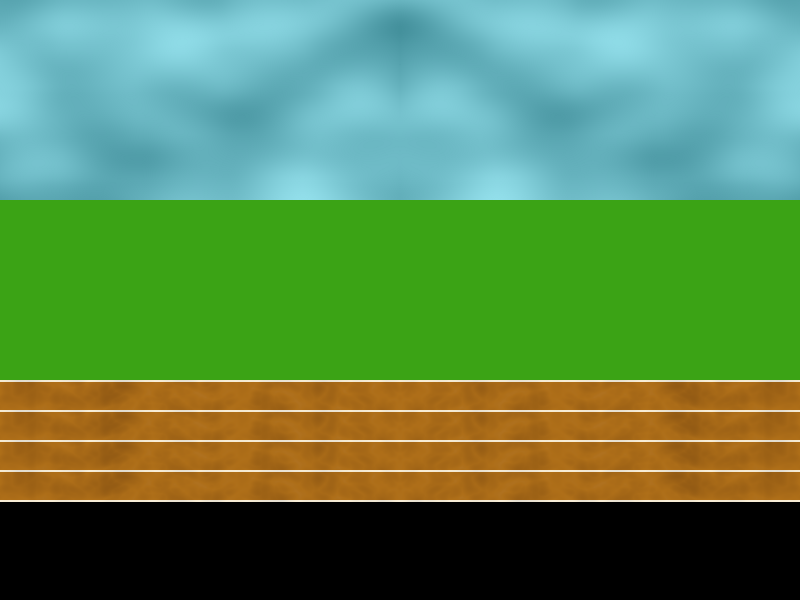
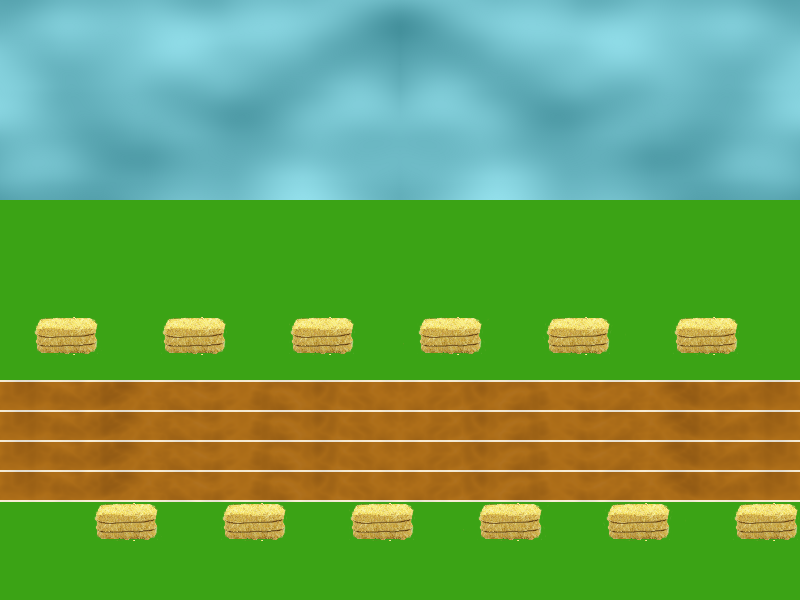
Layers edited between the first and the second 800 × 600 image:
added layer "hay bales copy" above "hay bales" over <box>94,503,800,541</box>
added layer "hay bales" above "Layer #11" over <box>34,317,758,355</box>
painted on "Layer #1" over <box>0,502,800,600</box>
